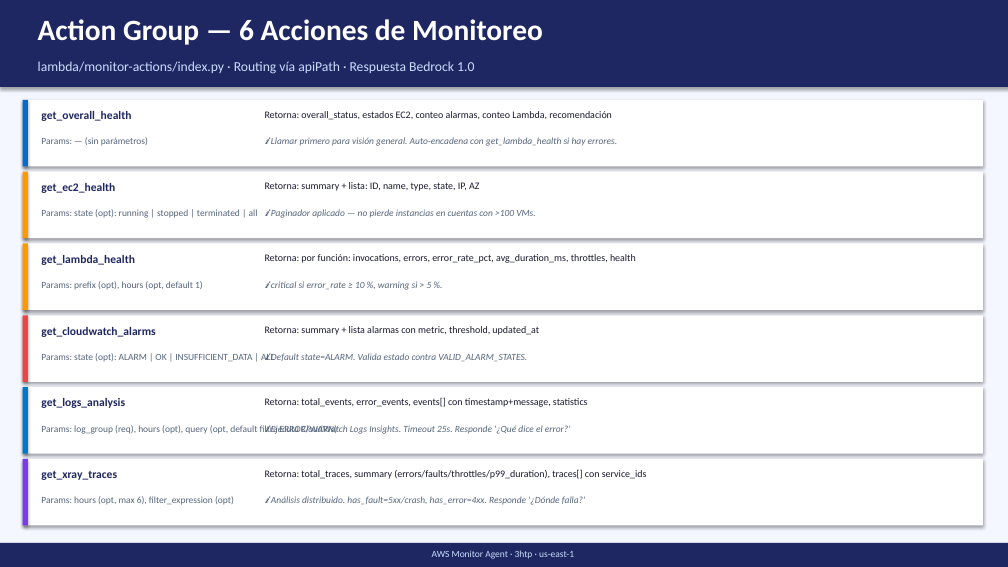
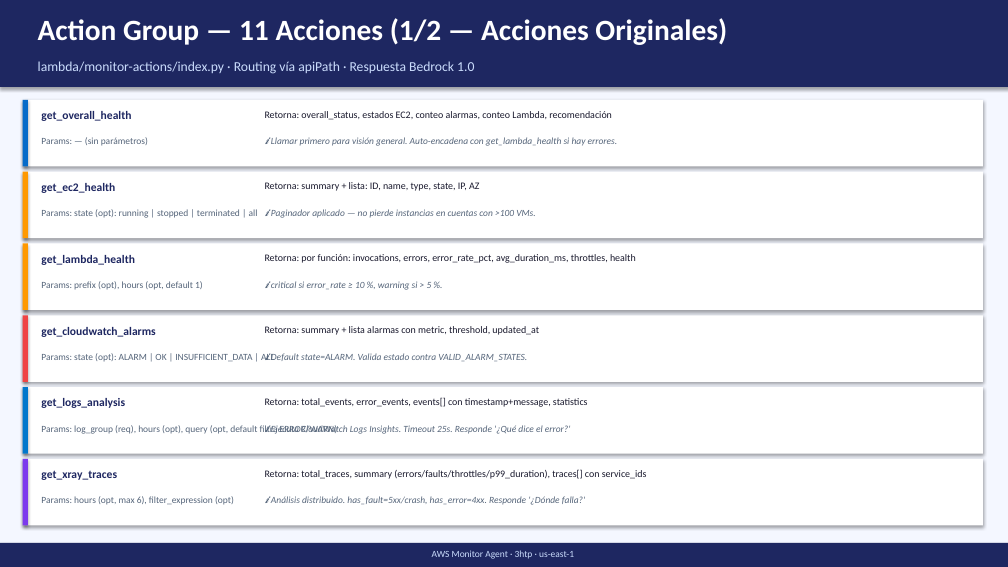
Before and after one commit to silveiraSoft/aws-monitor, a slide deck: slide 6 of docs/aws-monitor-dev-guide.pptx. Drawn at 1008x567 pixels with LibreOffice and Linux fonts; fonts in the diff are those of the drawing. Boxes give left, top, right and bottom in pixels: in the first picture for what was removed or moved away, otherwise in the second. Text is boxed around its words. In the diff, an @@ line names an element or a change of style, - is before the commit and + after.

```diff
--- a/docs/aws-monitor-dev-guide.pptx
+++ b/docs/aws-monitor-dev-guide.pptx
@@ text at (38,18,727,45): text changed @@
-Action Group — 6 Acciones de Monitoreo
+Action Group — 11 Acciones (1/2 — Acciones Originales)
```
Also in this commit, not shown: 7 other slides changed, 1 slide added, 1 other file.
